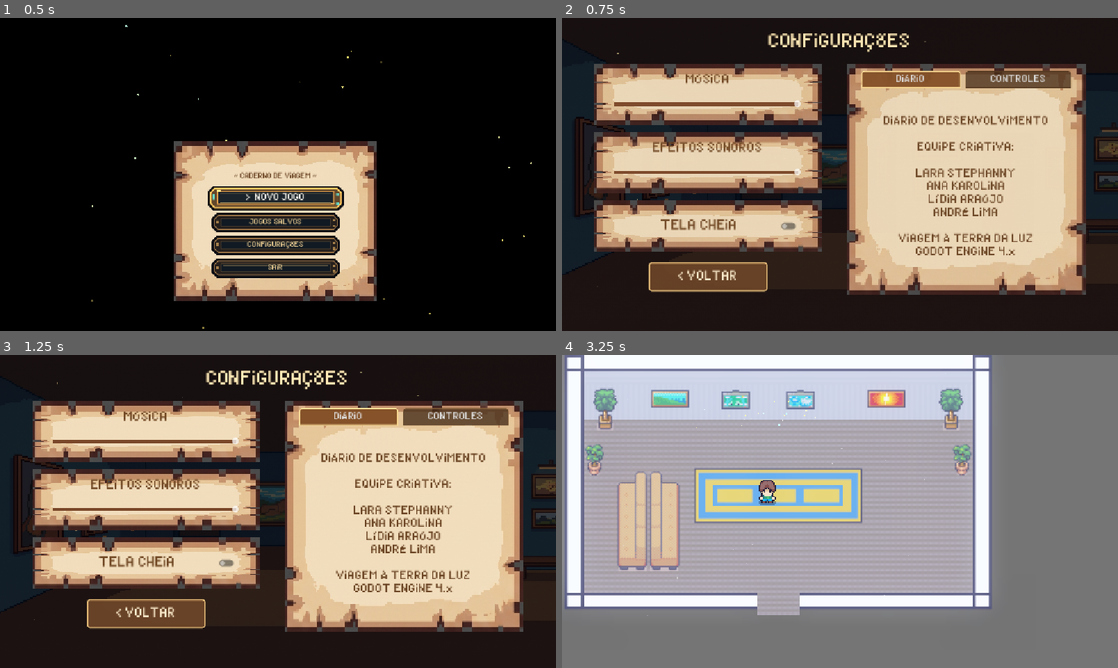
Above: before the commit, frames 1-4 (two rows, left to right).
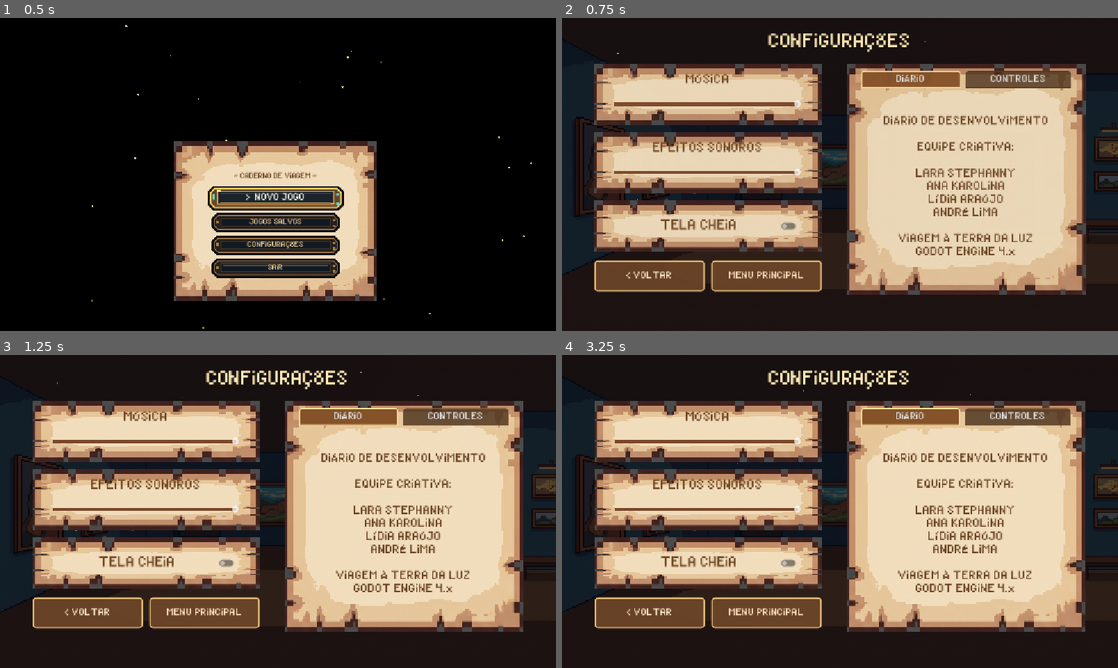
Above: after the commit, the same moments.

Repository: LaraSLGomes/viagemATerraDaLuz-Game
Game: Godot game, scene res://title_screen.tscn
The game is run twice, just before and just after one commit, with the same random seed, the same clock (stepped at 60 frames per second) and the same inputs. Video files are missing from this copy of the repository; at most half a second of black plays in their place.
Inputs (mouse positions are in pixels of both pictures, inside the frame that each line leads up to):
- Up to frame 1 (0.5 s): no input
- Up to frame 2 (0.75 s): click "CONFIGURAÇÕES" at 0.5 s
- Up to frame 3 (1.25 s): no input
- Up to frame 4 (3.25 s): click "< VOLTAR" at 1.25 s; click "> NOVO JOGO" at 2 s; click (1073, 373) at 2.75 s, where only the run after the commit has a clickable "CONFIGURAÇÕES"

Frame 1 is identical in both runs. In frame 2, 2.7% of the frame differs, in the area x 5-47%, y 77-88%; in frame 3, 2.7%; in frame 4, 99%, in the area x 0-100%, y 0-100%.

Commit message:
feat: adiciona fundo azul escuro em jogos salvos e menu de opcoes in-game com retorno a jogatina ou menu principal

Diff:
--- a/cenas/jogos_salvos.tscn
+++ b/cenas/jogos_salvos.tscn
@@ -102,14 +102,24 @@
 grow_vertical = 2
 script = ExtResource("1_script")
 
-[node name="CortinaFundoEscuro" type="ColorRect" parent="."]
+[node name="FundoAzulEscuro" type="ColorRect" parent="."]
 layout_mode = 1
 anchors_preset = 15
 anchor_right = 1.0
 anchor_bottom = 1.0
 grow_horizontal = 2
 grow_vertical = 2
-color = Color(0.04, 0.03, 0.05, 0.92)
+color = Color(0.05, 0.08, 0.15, 0.95)
+
+[node name="GradienteAzul" type="ColorRect" parent="."]
+layout_mode = 1
+anchors_preset = 15
+anchor_right = 1.0
+anchor_bottom = 1.0
+grow_horizontal = 2
+grow_vertical = 2
+mouse_filter = 2
+color = Color(0.02, 0.04, 0.09, 0.6)
 
 [node name="PainelPergaminho" type="NinePatchRect" parent="."]
 texture_filter = 1
--- a/cenas/lobby_scene.tscn
+++ b/cenas/lobby_scene.tscn
@@ -1,10 +1,14 @@
 [gd_scene format=4 uid="uid://cjpmlv277bmsr"]
 
+[ext_resource type="Script" path="res://scripts/lobby_scene.gd" id="1_script"]
 [ext_resource type="Texture2D" uid="uid://d0aj8a3m5ryp3" path="res://assets/tileset/Interiors_free/32x32/Interiors_free_32x32.png" id="1_cnytk"]
 [ext_resource type="PackedScene" uid="uid://blku3xs87re0g" path="res://cenas/menino_topdown.tscn" id="1_qge2h"]
 [ext_resource type="Texture2D" uid="uid://2pg0su262nrb" path="res://assets/tileset/Interiors_free/32x32/Room_Builder_free_32x32.png" id="2_l7mht"]
 [ext_resource type="Texture2D" uid="uid://ck804tb360q0u" path="res://assets/tileset/Interiors_free/16x16/Interiors_free_16x16.png" id="3_l7mht"]
+[ext_resource type="PackedScene" uid="uid://cgdmk0mjnhy40" path="res://cenas/options_menu.tscn" id="4_options"]
 [ext_resource type="AudioStream" uid="uid://sjlw4ts8se01" path="res://audios/musica/tema_principal_loop.ogg" id="5_kx7r7"]
+[ext_resource type="FontFile" uid="uid://dhvxkpkoqfkpx" path="res://assets/fonts/RevMiniPixel.ttf" id="6_font"]
+
 
 [sub_resource type="TileSetAtlasSource" id="TileSetAtlasSource_kx7r7"]
 texture = ExtResource("2_l7mht")
@@ -5660,7 +5664,47 @@
 colors = PackedColorArray(1.4, 1.05, 0.35, 0, 1.5, 1.15, 0.45, 0.9, 0.35, 1.35, 1.4, 0.85, 0.2, 1, 1.2, 0)
 script = null
 
+[sub_resource type="StyleBoxFlat" id="StyleBoxFlat_hud_btn_normal"]
+
+bg_color = Color(0.18, 0.12, 0.08, 0.85)
+border_width_left = 2
+border_width_top = 2
+border_width_right = 2
+border_width_bottom = 2
+border_color = Color(0.85, 0.7, 0.45, 1)
+corner_radius_top_left = 6
+corner_radius_top_right = 6
+corner_radius_bottom_right = 6
+corner_radius_bottom_left = 6
+
+[sub_resource type="StyleBoxFlat" id="StyleBoxFlat_hud_btn_hover"]
+bg_color = Color(0.35, 0.22, 0.14, 0.95)
+border_width_left = 2
+border_width_top = 2
+border_width_right = 2
+border_width_bottom = 2
+border_color = Color(1, 0.9, 0.65, 1)
+corner_radius_top_left = 6
+corner_radius_top_right = 6
+corner_radius_bottom_right = 6
+corner_radius_bottom_left = 6
+
+[sub_resource type="StyleBoxFlat" id="StyleBoxFlat_hud_btn_pressed"]
+bg_color = Color(0.12, 0.08, 0.05, 1)
+border_width_left = 2
+border_width_top = 2
+border_width_right = 2
+border_width_bottom = 2
+border_color = Color(0.65, 0.5, 0.3, 1)
+corner_radius_top_left = 6
+corner_radius_top_right = 6
+corner_radius_bottom_right = 6
+corner_radius_bottom_left = 6
+
+
 [node name="lobby_scene" type="Node2D" unique_id=1767293463]
+script = ExtResource("1_script")
+
 
 [node name="WorldEnvironment" type="WorldEnvironment" parent="." unique_id=1402918501]
 environment = SubResource("Environment_museu_glow")
@@ -5720,3 +5764,27 @@
 stream = ExtResource("5_kx7r7")
 autoplay = true
 bus = &"musica"
+
+[node name="CanvasLayerHUD" type="CanvasLayer" parent="."]
+
+[node name="BotaoConfiguracoesHUD" type="Button" parent="CanvasLayerHUD"]
+anchors_preset = 1
+anchor_left = 1.0
+anchor_right = 1.0
+offset_left = -170.0
+offset_top = 18.0
+offset_right = -20.0
+offset_bottom = 60.0
+grow_horizontal = 0
+theme_override_colors/font_color = Color(1, 0.9, 0.72, 1)
+theme_override_colors/font_pressed_color = Color(0.85, 0.72, 0.55, 1)
+theme_override_colors/font_hover_color = Color(1, 1, 0.9, 1)
+theme_override_fonts/font = ExtResource("6_font")
+theme_override_font_sizes/font_size = 15
+theme_override_styles/normal = SubResource("StyleBoxFlat_hud_btn_normal")
+theme_override_styles/hover = SubResource("StyleBoxFlat_hud_btn_hover")
+theme_override_styles/pressed = SubResource("StyleBoxFlat_hud_btn_pressed")
+text = "CONFIGURAÇÕES"
+
+[node name="options_menu" parent="CanvasLayerHUD" instance=ExtResource("4_options")]
+visible = false
--- a/cenas/options_menu.tscn
+++ b/cenas/options_menu.tscn
@@ -495,23 +495,45 @@
 alignment = 1
 script = ExtResource("5_6bffs")
 
-[node name="back" type="Button" parent="." unique_id=1012024935]
-layout_mode = 0
-offset_left = 180.0
-offset_top = 505.0
-offset_right = 426.0
+[node name="ContainerBotoesVoltar" type="HBoxContainer" parent="."]
+layout_mode = 0
+offset_left = 68.0
+offset_top = 502.0
+offset_right = 538.0
 offset_bottom = 566.0
+theme_override_constants/separation = 14
+alignment = 1
+
+[node name="back" type="Button" parent="ContainerBotoesVoltar" unique_id=1012024935]
+custom_minimum_size = Vector2(220, 56)
+layout_mode = 2
+size_flags_horizontal = 3
 theme_override_colors/font_color = Color(1, 0.94, 0.82, 1)
 theme_override_colors/font_pressed_color = Color(0.88, 0.78, 0.65, 1)
 theme_override_colors/font_hover_color = Color(1, 1, 0.92, 1)
 theme_override_fonts/font = ExtResource("1_lbr8e")
-theme_override_font_sizes/font_size = 26
+theme_override_font_sizes/font_size = 20
 theme_override_styles/normal = SubResource("StyleBoxFlat_btn_normal")
 theme_override_styles/pressed = SubResource("StyleBoxFlat_btn_pressed")
 theme_override_styles/hover = SubResource("StyleBoxFlat_btn_hover")
 text = "< VOLTAR"
 
-[connection signal="pressed" from="back" to="." method="_on_back_pressed"]
+[node name="btnMenuPrincipal" type="Button" parent="ContainerBotoesVoltar" unique_id=1012024936]
+custom_minimum_size = Vector2(220, 56)
+layout_mode = 2
+size_flags_horizontal = 3
+theme_override_colors/font_color = Color(1, 0.88, 0.75, 1)
+theme_override_colors/font_pressed_color = Color(0.85, 0.72, 0.58, 1)
+theme_override_colors/font_hover_color = Color(1, 0.95, 0.85, 1)
+theme_override_fonts/font = ExtResource("1_lbr8e")
+theme_override_font_sizes/font_size = 20
+theme_override_styles/normal = SubResource("StyleBoxFlat_btn_normal")
+theme_override_styles/pressed = SubResource("StyleBoxFlat_btn_pressed")
+theme_override_styles/hover = SubResource("StyleBoxFlat_btn_hover")
+text = "MENU PRINCIPAL"
+
+[connection signal="pressed" from="ContainerBotoesVoltar/back" to="." method="_on_back_pressed"]
+[connection signal="pressed" from="ContainerBotoesVoltar/btnMenuPrincipal" to="." method="_on_menu_principal_pressed"]
 [connection signal="value_changed" from="musica" to="musica" method="_on_value_changed"]
 [connection signal="value_changed" from="efeitos" to="efeitos" method="_on_value_changed"]
 [connection signal="toggled" from="telaCheia" to="telaCheia" method="_on_toggled"]
--- a/jogos_salvos.tscn
+++ b/jogos_salvos.tscn
@@ -102,14 +102,24 @@
 grow_vertical = 2
 script = ExtResource("1_script")
 
-[node name="CortinaFundoEscuro" type="ColorRect" parent="."]
+[node name="FundoAzulEscuro" type="ColorRect" parent="."]
 layout_mode = 1
 anchors_preset = 15
 anchor_right = 1.0
 anchor_bottom = 1.0
 grow_horizontal = 2
 grow_vertical = 2
-color = Color(0.04, 0.03, 0.05, 0.92)
+color = Color(0.05, 0.08, 0.15, 0.95)
+
+[node name="GradienteAzul" type="ColorRect" parent="."]
+layout_mode = 1
+anchors_preset = 15
+anchor_right = 1.0
+anchor_bottom = 1.0
+grow_horizontal = 2
+grow_vertical = 2
+mouse_filter = 2
+color = Color(0.02, 0.04, 0.09, 0.6)
 
 [node name="PainelPergaminho" type="NinePatchRect" parent="."]
 texture_filter = 1
--- a/options_menu.gd
+++ b/options_menu.gd
@@ -2,10 +2,12 @@
 ## Controlador do menu de opções com remapeamento de controles, áudio e tela cheia.
 
 signal exit_options_menu
+signal ir_menu_principal
 
 const SOM_NAVEGAR: AudioStream = preload("res://audios/ui/menu_navegar.ogg")
 const SOM_VOLTAR: AudioStream = preload("res://audios/ui/menu_voltar.ogg")
 const SOM_CONFIRMAR: AudioStream = preload("res://audios/ui/menu_confirmar.ogg")
+const CENA_TITLE_SCREEN: String = "res://cenas/title_screen.tscn"
 
 const ESCALA_NORMAL: Vector2 = Vector2.ONE
 const ESCALA_HOVER: Vector2 = Vector2(1.04, 1.04)
@@ -24,7 +26,8 @@
 var _acao_aguardando_tecla: String = ""
 var _botao_aguardando: Button = null
 
-@onready var botao_voltar: Button = get_node_or_null("back") as Button
+@onready var botao_voltar: Button = find_child("back", true, false) as Button
+@onready var botao_menu_principal: Button = find_child("btnMenuPrincipal", true, false) as Button
 @onready var check_tela_cheia: CheckButton = get_node_or_null("telaCheia") as CheckButton
 @onready var slider_musica: HSlider = get_node_or_null("musica") as HSlider
 @onready var slider_efeitos: HSlider = get_node_or_null("efeitos") as HSlider
@@ -49,6 +52,7 @@
 	add_child(_player_sfx)
 
 	_configurar_interacao_controle(botao_voltar)
+	_configurar_interacao_controle(botao_menu_principal)
 	_configurar_interacao_controle(check_tela_cheia)
 	_configurar_interacao_controle(slider_musica)
 	_configurar_interacao_controle(slider_efeitos)
@@ -56,6 +60,7 @@
 	_configurar_abas()
 	_configurar_botoes_teclas()
 	_atualizar_rotulos_teclas()
+
 
 
 func _unhandled_input(event: InputEvent) -> void:
@@ -205,8 +210,22 @@
 	exit_options_menu.emit()
 
 
+func _on_menu_principal_pressed() -> void:
+	_tocar_sfx(SOM_CONFIRMAR)
+	ir_menu_principal.emit()
+	# Se a cena atual for o lobby/jogo, transiciona diretamente para a tela inicial
+	var cena_atual: Node = get_tree().current_scene
+	if is_instance_valid(cena_atual) and cena_atual.name != "TelaInicial":
+		var tween: Tween = create_tween()
+		tween.tween_property(self, "modulate:a", 0.0, 0.2)
+		tween.tween_callback(func() -> void:
+			get_tree().change_scene_to_file(CENA_TITLE_SCREEN)
+		)
+
+
 func _on_title_screen_focus_exited() -> void:
 	pass
+
 
 
 func _configurar_interacao_controle(controle: Control) -> void:
--- a/options_menu.tscn
+++ b/options_menu.tscn
@@ -495,23 +495,45 @@
 alignment = 1
 script = ExtResource("5_6bffs")
 
-[node name="back" type="Button" parent="." unique_id=1012024935]
-layout_mode = 0
-offset_left = 180.0
-offset_top = 505.0
-offset_right = 426.0
+[node name="ContainerBotoesVoltar" type="HBoxContainer" parent="."]
+layout_mode = 0
+offset_left = 68.0
+offset_top = 502.0
+offset_right = 538.0
 offset_bottom = 566.0
+theme_override_constants/separation = 14
+alignment = 1
+
+[node name="back" type="Button" parent="ContainerBotoesVoltar" unique_id=1012024935]
+custom_minimum_size = Vector2(220, 56)
+layout_mode = 2
+size_flags_horizontal = 3
 theme_override_colors/font_color = Color(1, 0.94, 0.82, 1)
 theme_override_colors/font_pressed_color = Color(0.88, 0.78, 0.65, 1)
 theme_override_colors/font_hover_color = Color(1, 1, 0.92, 1)
 theme_override_fonts/font = ExtResource("1_lbr8e")
-theme_override_font_sizes/font_size = 26
+theme_override_font_sizes/font_size = 20
 theme_override_styles/normal = SubResource("StyleBoxFlat_btn_normal")
 theme_override_styles/pressed = SubResource("StyleBoxFlat_btn_pressed")
 theme_override_styles/hover = SubResource("StyleBoxFlat_btn_hover")
 text = "< VOLTAR"
 
-[connection signal="pressed" from="back" to="." method="_on_back_pressed"]
+[node name="btnMenuPrincipal" type="Button" parent="ContainerBotoesVoltar" unique_id=1012024936]
+custom_minimum_size = Vector2(220, 56)
+layout_mode = 2
+size_flags_horizontal = 3
+theme_override_colors/font_color = Color(1, 0.88, 0.75, 1)
+theme_override_colors/font_pressed_color = Color(0.85, 0.72, 0.58, 1)
+theme_override_colors/font_hover_color = Color(1, 0.95, 0.85, 1)
+theme_override_fonts/font = ExtResource("1_lbr8e")
+theme_override_font_sizes/font_size = 20
+theme_override_styles/normal = SubResource("StyleBoxFlat_btn_normal")
+theme_override_styles/pressed = SubResource("StyleBoxFlat_btn_pressed")
+theme_override_styles/hover = SubResource("StyleBoxFlat_btn_hover")
+text = "MENU PRINCIPAL"
+
+[connection signal="pressed" from="ContainerBotoesVoltar/back" to="." method="_on_back_pressed"]
+[connection signal="pressed" from="ContainerBotoesVoltar/btnMenuPrincipal" to="." method="_on_menu_principal_pressed"]
 [connection signal="value_changed" from="musica" to="musica" method="_on_value_changed"]
 [connection signal="value_changed" from="efeitos" to="efeitos" method="_on_value_changed"]
 [connection signal="toggled" from="telaCheia" to="telaCheia" method="_on_toggled"]
--- /dev/null
+++ b/scripts/lobby_scene.gd
@@ -0,0 +1,44 @@
+extends Node2D
+## Controlador do Lobby/Museu (ponto de partida de Novo Jogo)
+## Gerencia abertura/fechamento do menu de opções no jogo e retorno ao Menu Principal ou à jogatina.
+
+@onready var options_menu: Control = find_child("options_menu", true, false) as Control
+@onready var btn_config: Button = find_child("BotaoConfiguracoesHUD", true, false) as Button
+
+
+func _ready() -> void:
+	if is_instance_valid(btn_config):
+		btn_config.pressed.connect(_abrir_configuracoes)
+
+	if is_instance_valid(options_menu):
+		options_menu.visible = false
+		if not options_menu.exit_options_menu.is_connected(_fechar_configuracoes):
+			options_menu.exit_options_menu.connect(_fechar_configuracoes)
+
+
+func _unhandled_input(event: InputEvent) -> void:
+	if event.is_action_pressed("ui_cancel"):
+		if is_instance_valid(options_menu):
+			if options_menu.visible:
+				_fechar_configuracoes()
+			else:
+				_abrir_configuracoes()
+			get_viewport().set_input_as_handled()
+
+
+func _abrir_configuracoes() -> void:
+	if is_instance_valid(options_menu):
+		options_menu.visible = true
+		options_menu.modulate.a = 0.0
+		options_menu.scale = Vector2(0.96, 0.96)
+		options_menu.pivot_offset = options_menu.size * 0.5
+		var tween: Tween = create_tween().set_parallel(true)
+		tween.tween_property(options_menu, "modulate:a", 1.0, 0.2).set_trans(Tween.TRANS_SINE).set_ease(Tween.EASE_OUT)
+		tween.tween_property(options_menu, "scale", Vector2.ONE, 0.22).set_trans(Tween.TRANS_BACK).set_ease(Tween.EASE_OUT)
+
+
+func _fechar_configuracoes() -> void:
+	if is_instance_valid(options_menu):
+		var tween: Tween = create_tween()
+		tween.tween_property(options_menu, "modulate:a", 0.0, 0.15)
+		tween.tween_callback(func() -> void: options_menu.visible = false)
--- a/scripts/options_menu.gd
+++ b/scripts/options_menu.gd
@@ -2,10 +2,12 @@
 ## Controlador do menu de opções com remapeamento de controles, áudio e tela cheia.
 
 signal exit_options_menu
+signal ir_menu_principal
 
 const SOM_NAVEGAR: AudioStream = preload("res://audios/ui/menu_navegar.ogg")
 const SOM_VOLTAR: AudioStream = preload("res://audios/ui/menu_voltar.ogg")
 const SOM_CONFIRMAR: AudioStream = preload("res://audios/ui/menu_confirmar.ogg")
+const CENA_TITLE_SCREEN: String = "res://cenas/title_screen.tscn"
 
 const ESCALA_NORMAL: Vector2 = Vector2.ONE
 const ESCALA_HOVER: Vector2 = Vector2(1.04, 1.04)
@@ -24,7 +26,8 @@
 var _acao_aguardando_tecla: String = ""
 var _botao_aguardando: Button = null
 
-@onready var botao_voltar: Button = get_node_or_null("back") as Button
+@onready var botao_voltar: Button = find_child("back", true, false) as Button
+@onready var botao_menu_principal: Button = find_child("btnMenuPrincipal", true, false) as Button
 @onready var check_tela_cheia: CheckButton = get_node_or_null("telaCheia") as CheckButton
 @onready var slider_musica: HSlider = get_node_or_null("musica") as HSlider
 @onready var slider_efeitos: HSlider = get_node_or_null("efeitos") as HSlider
@@ -49,6 +52,7 @@
 	add_child(_player_sfx)
 
 	_configurar_interacao_controle(botao_voltar)
+	_configurar_interacao_controle(botao_menu_principal)
 	_configurar_interacao_controle(check_tela_cheia)
 	_configurar_interacao_controle(slider_musica)
 	_configurar_interacao_controle(slider_efeitos)
@@ -56,6 +60,7 @@
 	_configurar_abas()
 	_configurar_botoes_teclas()
 	_atualizar_rotulos_teclas()
+
 
 
 func _unhandled_input(event: InputEvent) -> void:
@@ -205,8 +210,22 @@
 	exit_options_menu.emit()
 
 
+func _on_menu_principal_pressed() -> void:
+	_tocar_sfx(SOM_CONFIRMAR)
+	ir_menu_principal.emit()
+	# Se a cena atual for o lobby/jogo, transiciona diretamente para a tela inicial
+	var cena_atual: Node = get_tree().current_scene
+	if is_instance_valid(cena_atual) and cena_atual.name != "TelaInicial":
+		var tween: Tween = create_tween()
+		tween.tween_property(self, "modulate:a", 0.0, 0.2)
+		tween.tween_callback(func() -> void:
+			get_tree().change_scene_to_file(CENA_TITLE_SCREEN)
+		)
+
+
 func _on_title_screen_focus_exited() -> void:
 	pass
+
 
 
 func _configurar_interacao_controle(controle: Control) -> void:
